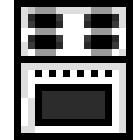
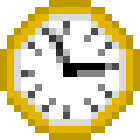
Before/after of a 140px x 140px layered artwork. What changed in the layer stack:
added layer "Time" above "mood good" over [0, 0, 140, 140]
hid "Kitchen" over [14, 0, 133, 140]
